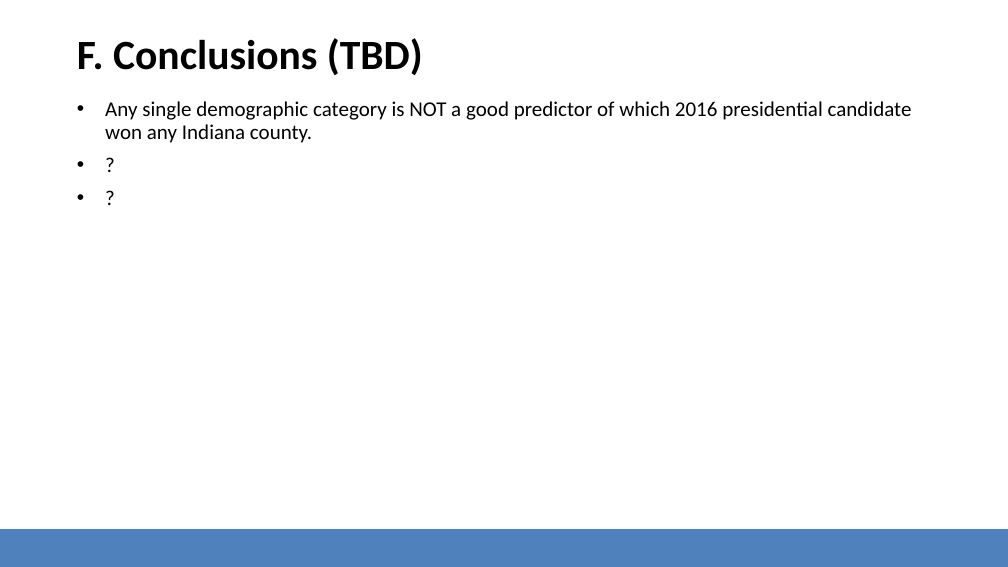
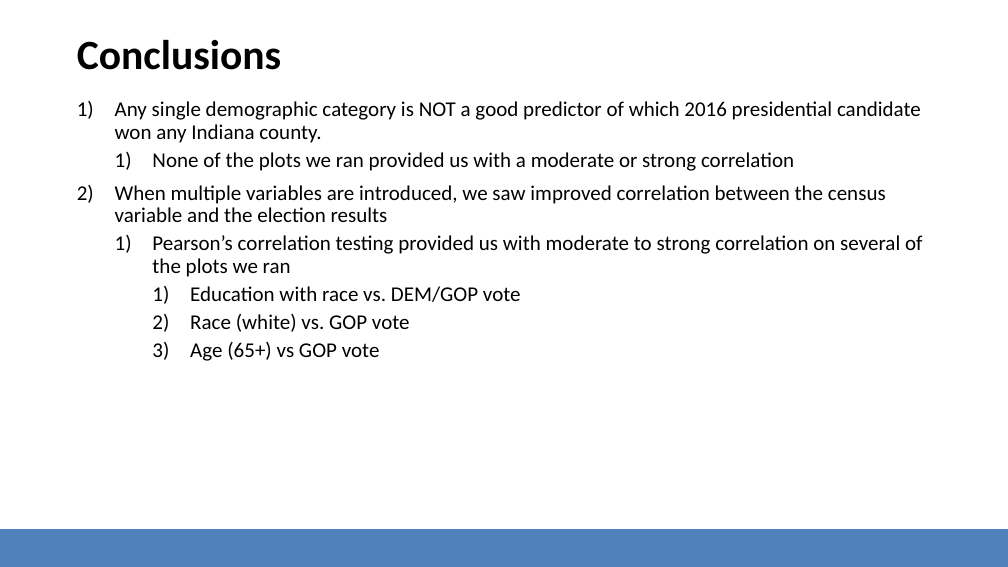
Before and after one commit to Davis1776/2016_Election_and_Demographics, a slide deck: slide 29 of 2020-01-OldTimersPresentation.pptx (slide 18 before the commit). Drawn at 1008x567 pixels with LibreOffice and Linux fonts; fonts in the diff are those of the drawing; background and template pictures are left out. Boxes give left, top, right and bottom in pixels: in the first picture for what was removed or moved away, otherwise in the second. Text is boxed around its words. In the diff, an @@ line names an element or a change of style, - is before the commit and + after.

```diff
--- a/2020-01-OldTimersPresentation.pptx
+++ b/2020-01-OldTimersPresentation.pptx
@@ title at [77,39,281,70]: text changed @@
-F. Conclusions (TBD)
+Conclusions
@@ text at [115,101,921,143]: bullet • to 1) @@
@@ text at [115,152,923,361]: text changed @@
-• ?
-• ?
+  1) None of the plots we ran provided us with a moderate or strong correlation
+2) When multiple variables are introduced, we saw improved correlation between the census variable and the election results
+  1) Pearson’s correlation testing provided us with moderate to strong correlation on several of the plots we ran
+    1) Education with race vs. DEM/GOP vote
+    2) Race (white) vs. GOP vote
+    3) Age (65+) vs GOP vote
```
Also in this commit, not shown: 6 other slides changed, 11 slides added, 4 slides removed, 30 other files.
